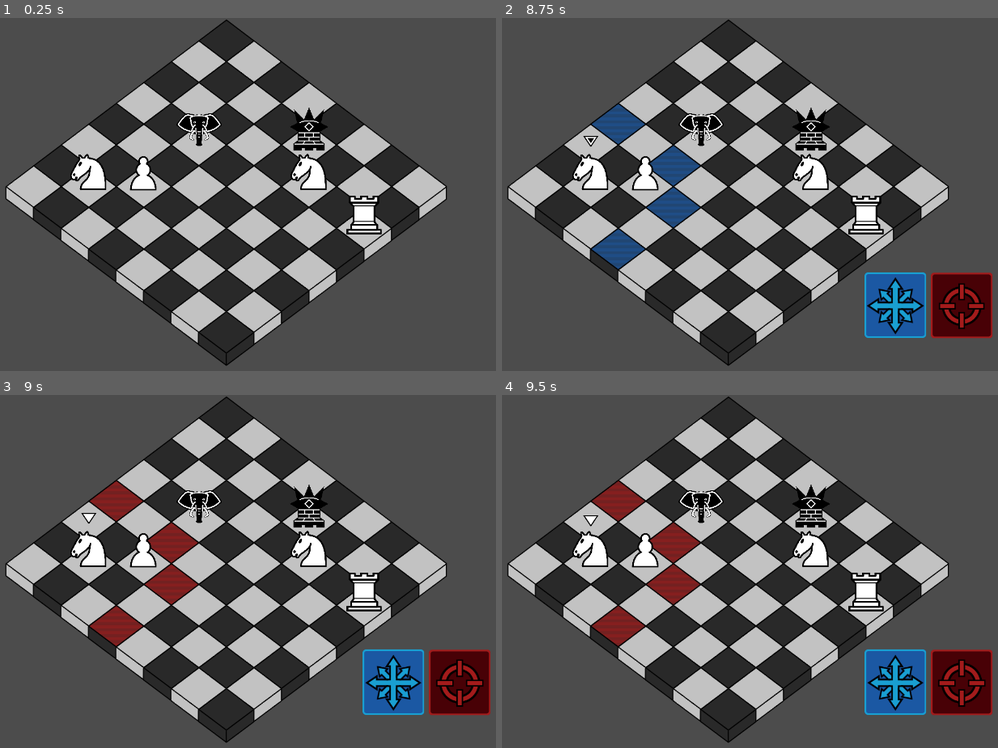
Above: before the commit, frames 1-4 (two rows, left to right).
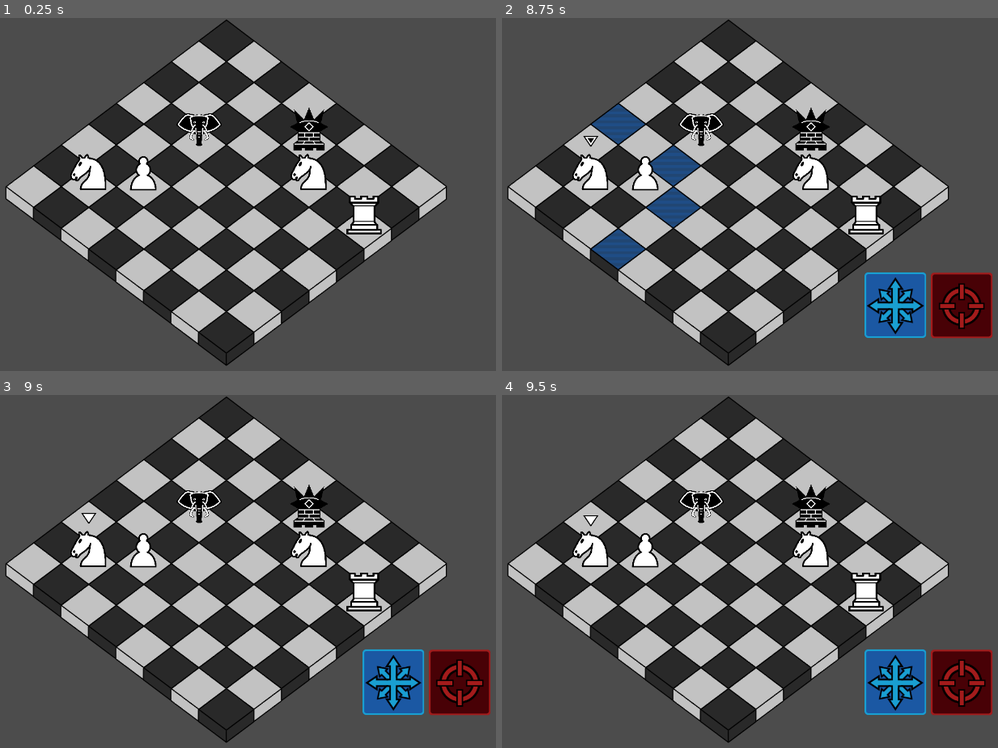
Above: after the commit, the same moments.

Repository: Trainzack/CS4700Final
Game: Godot game, scene res://scenes/MasterCombatScene.tscn
Same seed, same stepped clock (60 frames per second), same inputs: the game is played once before the commit and once after it. Before the commit the project has no main scene; this scene is started directly in both runs.
Inputs (mouse positions are in pixels of both pictures, inside the frame that each line leads up to):
- Up to frame 1 (0.25 s): no input
- Up to frame 2 (8.75 s): tap Enter at 0.5, 2, 3.5 s; move the mouse to (536, 194) at 0.52 s; click (536, 194) at 0.67 s; tap Space at 1.25, 2.75, 4.25 s; move the mouse to (561, 173) at 1.27 s; click (561, 173) at 1.42 s; move the mouse to (591, 152) at 2.02 s; click (591, 152) at 2.17 s; move the mouse to (616, 130) at 2.77 s; click (616, 130) at 2.92 s; move the mouse to (645, 109) at 3.52 s; click (645, 109) at 3.67 s; move the mouse to (675, 88) at 4.27 s; click (675, 88) at 4.42 s; move the mouse to (700, 67) at 5.02 s; click (700, 67) at 5.17 s; move the mouse to (730, 46) at 5.77 s; click (730, 46) at 5.92 s; move the mouse to (561, 212) at 6.52 s; click (561, 212) at 6.67 s; move the mouse to (591, 194) at 7.27 s; click (591, 194) at 7.42 s; click (893, 303) at 8 s
- Up to frame 3 (9 s): click (461, 680) at 8.75 s
- Up to frame 4 (9.5 s): no input

Frames 1-2 are identical in both runs. In frame 3, 2.5% of the frame differs, in the area x 18-40%, y 24-72%; in frame 4, 2.5%.

Commit message:
Refactored movement to work off of moves, not atoms. Introduced rider support

Diff:
--- a/project.godot
+++ b/project.godot
@@ -11,6 +11,7 @@
 [application]
 
 config/name="Chesster Than Light"
+run/main_scene="res://scenes/MasterCombatScene.tscn"
 config/icon="res://icon.png"
 
 [display]
--- a/scenes/Board.gd
+++ b/scenes/Board.gd
@@ -18,6 +18,9 @@
 var boardArray = []
 var unitArray = []
 
+var board_x_size = 8
+var board_y_size = 8
+
 var dummy_unit = unit_scene.instance()
 var selected_unit = dummy_unit
 var selected_unit_coordinate = Vector2(-1,-1)
@@ -51,14 +54,21 @@
 	var knight_2 = knight_scene.instance()
 	place_unit(knight_2,1,1)
 
+func get_tile(position):
+	return boardArray[position.x][position.y]
+
+func get_unit(position):
+	return unitArray[position.x][position.y]
+
+
 #Positions the tiles of the board onto the screen
 #Also fills up the boardArray with tileArrays, creating a 2d array of tiles
 #Tiles occupy z indeces 0-10
 func create_board():
-	for i in range(8):
+	for i in range(board_x_size):
 		var Z = 8
 		var tileArray = []
-		for j in range(8):
+		for j in range(board_y_size):
 			var tileNode = tile_scene.instance()
 			add_child(tileNode)
 			if i%2 == j%2:
@@ -77,9 +87,9 @@
 #Populates the board with invisible dummy units. Currently this is important to
 #be able to create an 8x8 array of units.
 func populate_board():
-	for i in range(0,8):
+	for i in range(0,board_x_size):
 		var tempUnitArray = []
-		for j in range(0,8):
+		for j in range(0,board_y_size):
 			tempUnitArray.append(dummy_unit)
 		unitArray.append(tempUnitArray)
 
@@ -126,33 +136,63 @@
 
 func show_movement_options():
 	reset_tiles()
-	process_atoms(selected_unit.get_movement_atoms(),selected_unit_coordinate.x,selected_unit_coordinate.y,"movement")
+	process_moves(selected_unit.get_movement_moves(),selected_unit,selected_unit_coordinate.x,selected_unit_coordinate.y, "movement")
 
 func show_attack_options():
 	reset_tiles()
-	process_atoms(selected_unit.get_attack_atoms(),selected_unit_coordinate.x,selected_unit_coordinate.y,"attack")
-
-func process_atoms(unit_atoms, gridX, gridY, atom_type):
-	for atom in unit_atoms:
-		#var transforms = [[1, 1], [1,-1],[-1,-1],[-1,1]]
-		#for t in transforms:
-		#	for m in range(8 if atom.rider else 1):
-		#		possible_positions.append(Vector2(
+	process_moves(selected_unit.get_attack_moves(),selected_unit,selected_unit_coordinate.x,selected_unit_coordinate.y, "attack")
+
+func process_moves(unit_moves, unit, gridX, gridY, move_type):
+	for move in unit_moves:
+		var atom = move.atom
 		var possible_positions = []
-		possible_positions.append(Vector2(gridX + atom.x, gridY + atom.y))
-		possible_positions.append(Vector2(gridX + atom.x, gridY - atom.y))
-		possible_positions.append(Vector2(gridX - atom.x, gridY + atom.y))
-		possible_positions.append(Vector2(gridX - atom.x, gridY - atom.y))
-		possible_positions.append(Vector2(gridX + atom.y, gridY + atom.x))
-		possible_positions.append(Vector2(gridX + atom.y, gridY - atom.x))
-		possible_positions.append(Vector2(gridX - atom.y, gridY + atom.x))
-		possible_positions.append(Vector2(gridX - atom.y, gridY - atom.x))
-
-		highlight_tiles(possible_positions, atom_type)
+		# This is an array of tuples, of form [x mult, y mult, invert]
+		var directions = []
+
+		# This will make a list of directions for us to check.
+		for x in [1, -1]:
+			for y in [1, -1]:
+				directions.append([x, y, false])
+				directions.append([x,y, true])
+
+		print(directions)
+
+		var count = 1
+		if move.rider:
+			count = max(board_y_size, board_x_size)
+		print(count)
+		for d in directions:
+
+			var dx = atom.x
+			var dy = atom.y
+			if d[2]:
+				dx = atom.y
+				dy = atom.x
+			dx *= d[0]
+			dy *= d[1]
+			for m in range(1,count + 1):
+				print(m)
+				var position = Vector2(gridX + (dx * m), gridY + (dy * m))
+				if not position_in_bounds(position):
+					# We've hit the end of this direction, let's stop
+					break
+				# Get the tile we are currently looking at
+				var tile = get_tile(position)
+				if move_type == "attack" and unit.can_attack(get_unit(position)):
+					possible_positions.append(position)
+				# We do the pass through check after the attack check, as otherwise the check would block us from attacking pieces
+				if not unit.can_pass_through(tile):
+					break
+				if move_type == "movement" and unit.can_occupy(tile):
+					possible_positions.append(position)
+
+		highlight_tiles(possible_positions, move_type)
+
+
 
 func highlight_tiles(possible_positions,atom_type):
 	for tile_coordinate in possible_positions:
-		if tile_coordinate.x < 8 and tile_coordinate.x >= 0 and tile_coordinate.y < 8 and tile_coordinate.y >= 0:
+		if position_in_bounds(tile_coordinate):
 			if atom_type == "movement":
 				boardArray[tile_coordinate.x][tile_coordinate.y].set_movement_option()
 			elif atom_type == "attack":
@@ -168,8 +208,8 @@
 	boardArray[gridX][gridY].toggle_outline()
 
 func reset_tiles():
-	for i in range(0,8):
-		for j in range(0,8):
+	for i in range(0,board_x_size):
+		for j in range(0,board_y_size):
 			boardArray[i][j].deactivate()
 
 func move_unit(startingX,startingY,endX,endY):
@@ -190,6 +230,9 @@
 	selected_unit_coordinate = Vector2(endX,endY)
 	emit_signal("ally_has_moved")
 
+func position_in_bounds(position):
+	return position.x < board_x_size and position.x >= 0 and position.y < board_y_size and position.y >= 0
+
 #returns the actual coordinate that corresponds with a value in the 2D array of tiles.
 func translate_grid_coordinate(gridX,gridY):
 	return Vector2(starting_x + gridX * iso_x_offset + gridY * iso_x_offset, starting_y - gridY*iso_y_offset + gridX*iso_y_offset)
--- a/scenes/MasterCombatScene.tscn
+++ b/scenes/MasterCombatScene.tscn
@@ -4,7 +4,7 @@
 [ext_resource path="res://scenes/Board.tscn" type="PackedScene" id=2]
 [ext_resource path="res://scenes/UIManager.tscn" type="PackedScene" id=3]
 
-[node name="MasterCombatScene" type="Node" index="0"]
+[node name="MasterCombatScene" type="Node"]
 
 script = ExtResource( 1 )
 
--- a/scenes/unit_scenes/Move.gd
+++ b/scenes/unit_scenes/Move.gd
@@ -16,6 +16,9 @@
 # Whether this move repeats until stopped
 export(bool) var rider = false
 
+# If this move is an attack, how much damage does it do?
+export(int) var damage = 1
+
 func _ready():
 	# Called when the node is added to the scene for the first time.
 	# Initialization here
--- a/scenes/unit_scenes/Rook.tscn
+++ b/scenes/unit_scenes/Rook.tscn
@@ -1,8 +1,9 @@
-[gd_scene load_steps=5 format=2]
+[gd_scene load_steps=6 format=2]
 
 [ext_resource path="res://scenes/unit_scenes/Unit.tscn" type="PackedScene" id=1]
 [ext_resource path="res://art/units/Rook_Light.png" type="Texture" id=2]
 [ext_resource path="res://art/units/Rook_Dark.png" type="Texture" id=3]
+[ext_resource path="res://scenes/unit_scenes/Move.gd" type="Script" id=4]
 
 [sub_resource type="SpriteFrames" id=1]
 
@@ -20,7 +21,6 @@
 
 [node name="Rook" instance=ExtResource( 1 )]
 
-health = 4
 type = "rook"
 
 [node name="UnitSprite" parent="." index="0"]
@@ -28,3 +28,11 @@
 scale = Vector2( 0.23, 0.23 )
 frames = SubResource( 1 )
 animation = "white"
+
+[node name="Move" type="Node" parent="Moves" index="0"]
+
+script = ExtResource( 4 )
+atom = Vector2( 1, 0 )
+is_move = true
+is_attack = true
+rider = true
--- a/scenes/unit_scenes/Unit.gd
+++ b/scenes/unit_scenes/Unit.gd
@@ -4,6 +4,7 @@
 var equipmentList = []
 export var type = "abstract_unit"
 onready var moves = $Moves
+var team = null
 
 var has_moved = false
 var has_attacked = false
@@ -13,19 +14,36 @@
 func _ready():
 	pass
 
-func get_movement_atoms():
-	var movement_atoms = []
+func get_movement_moves():
+	var moves = []
 	for move in get_moves():
 		if move.is_move:
-			movement_atoms.append(move.atom)
-	return movement_atoms
+			moves.append(move)
+	return moves
 
-func get_attack_atoms():
-	var attack_atoms = []
+# Returns whether this unit can end its move on a particular tile
+# Useful for allowing upgrades that allow tiles to move over particular types of terrain
+func can_occupy(tile):
+	return not tile.is_occupied()
+
+# Returns whether this unit can pass through a tile without ending its turn there
+func can_pass_through(tile):
+	if can_occupy(tile):
+		# This should always be true
+		return true
+	# Todo: add other conditions that allow us to pass through tiles we can't occupy
+	return false
+
+# Returns whether this unit can attack the specified unit
+func can_attack(unit):
+	return team != unit.team
+
+func get_attack_moves():
+	var moves = []
 	for move in get_moves():
 		if move.is_attack:
-			attack_atoms.append(move.atom)
-	return attack_atoms
+			moves.append(move)
+	return moves
 
 func get_moves():
 	var m = []
@@ -35,9 +53,11 @@
 
 func set_white():
 	$UnitSprite.animation = "white"
+	team = 0
 
 func set_black():
 	$UnitSprite.animation = "black"
+	team = 1
 
 func set_unselected():
 	$SelectorIcon.animation = "unselected"
